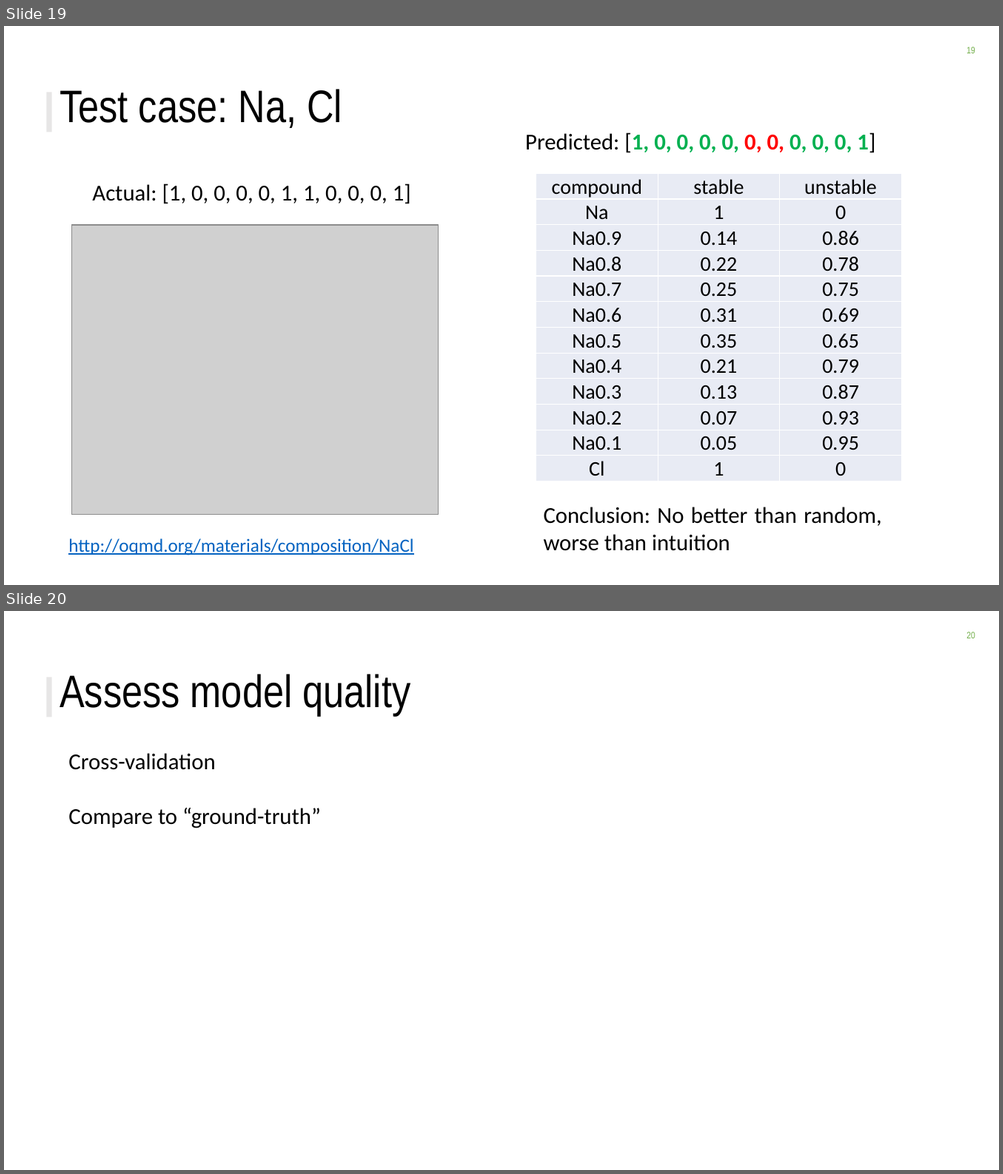
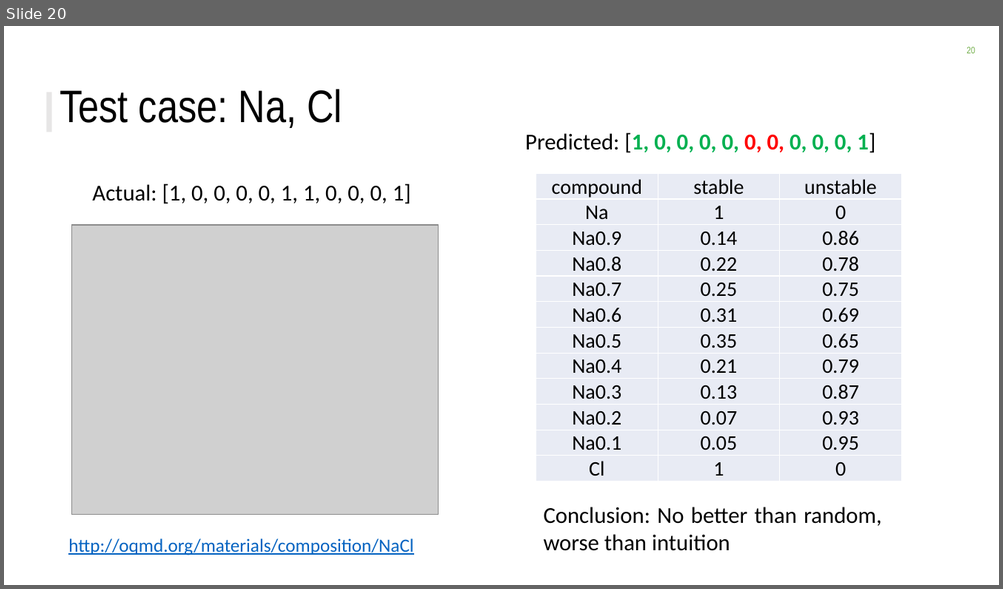
Before and after one commit to ckborg/DSE_challenge, a slide deck: DSE_challenge_slides.pptx. Shown one above the other, each under a label of ours: slides 19 and 20 before the commit, slide 20 after it. The pictures are 1003x1174 and 1003x589 pixels, drawn with LibreOffice and Linux fonts; fonts in the diff are those of the drawing; grey boxes stand for pictures; background and template pictures are left out. Boxes give left, top, right and bottom in pixels: in the first picture for what was removed or moved away, otherwise in the second. Text is boxed around its words. In the diff, an @@ line names an element or a change of style, - is before the commit and + after.

```diff
--- a/DSE_challenge_slides.pptx
+++ b/DSE_challenge_slides.pptx
@@ slide 20 removed at (4,611,999,1170), background #FFFFFF; not listed: 2 template elements that a slide beside it also shows @@
@@ title removed at (60,674,411,716) @@
-Assess model quality
@@ text removed at (68,753,321,829) @@
-Cross-validation
-Compare to “ground-truth”
@@ what was slide 19 is now slide 20 @@
@@ page number at (966,47,974,53): text changed @@
-19
+20
```
Also in this commit, not shown: 7 slides changed, 3 slides added, 4 other slides removed, 1 other file.
